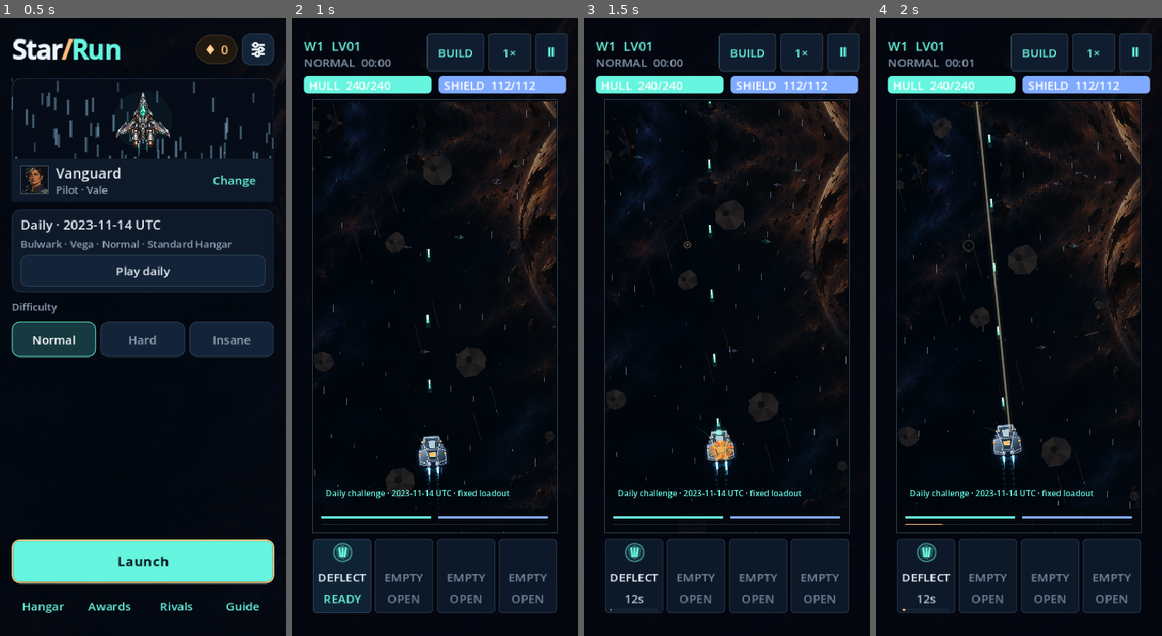
Above: before the commit, frames 1-4 (left to right).
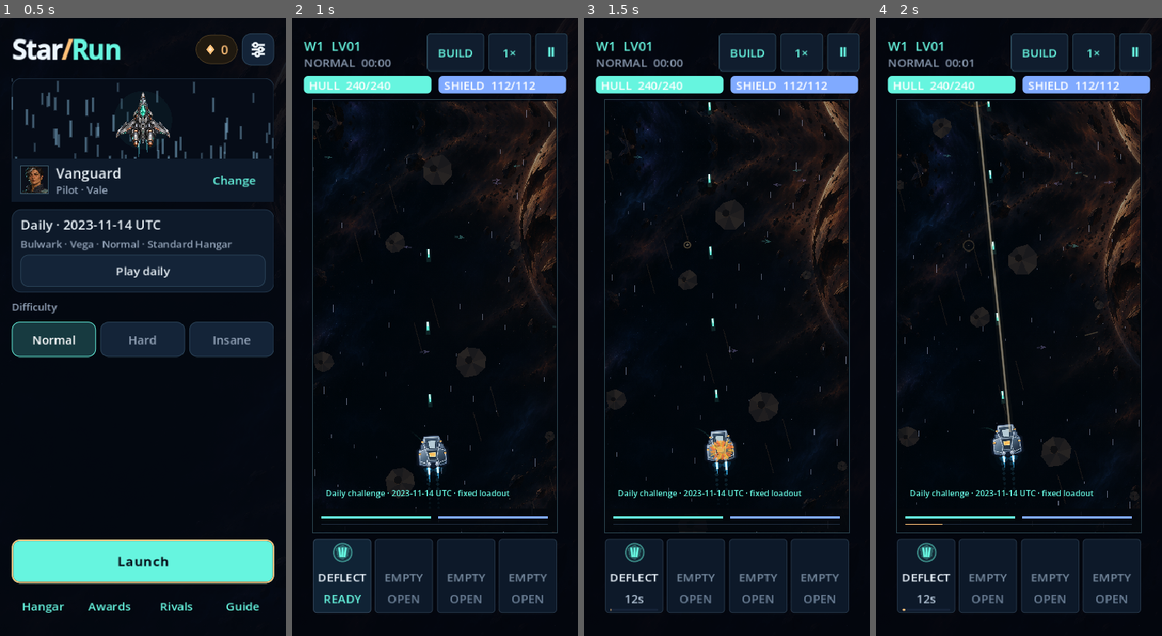
Above: after the commit, the same moments.

Repository: killjoy00/StarRun
Game: Godot game, scene res://scenes/main.tscn
Two runs of this game, one before a commit and one after it. Both use one fixed random seed, a clock stepped at 60 frames per second and the inputs below.
Inputs:
- Up to frame 1 (0.5 s): no input
- Up to frame 2 (1 s): click "Play daily" at 0.5 s
- Up to frame 3 (1.5 s): click "DEFLECT" at 1.25 s
- Up to frame 4 (2 s): no input

Frame 1 is identical in both runs. In frame 2, 0.1% of the frame differs, in the area x 46-49%, y 48-63%; in frame 3, 0.3%, in the area x 43-49%, y 13-68%; in frame 4, 0.2%.

Commit message:
Bulwark: 50% less beam and missile damage; fire rate back to 0.90
Co-Authored-By: Claude Opus 5.5 <noreply@anthropic.com>
Claude-Session: https://claude.ai/code/session_01XLfQdCjuL4hZ3Cd4ynAdWc

Diff:
--- a/scripts/catalog.gd
+++ b/scripts/catalog.gd
@@ -35,7 +35,7 @@
 const SHIPS := [
 	{"id":"vanguard", "signature":"aegis", "name":"Vanguard", "cost":0, "description":"Balanced. Starts with Pulse and Seeker. Gets stronger after each world: more damage and less status damage.", "hull":108, "shield":52, "pulse":1, "seeker":1, "arc":0, "mend":0, "movement":1.0, "fire_rate":1.0},
 	{"id":"kestrel", "signature":"overdrive", "name":"Kestrel · Interceptor", "cost":45, "description":"Fast. Fires 25% faster and starts with 2 Pulse ranks. Low hull and shield.", "hull":85, "shield":40, "pulse":2, "seeker":0, "arc":0, "mend":0, "movement":1.30, "fire_rate":1.25},
-	{"id":"bulwark", "signature":"deflector", "name":"Bulwark · Fortress", "cost":50, "description":"Tank. Huge hull and shield, built-in armor, 30% less beam and missile damage, +20% damage to bosses. Slow. Pulse only.", "hull":160, "shield":80, "pulse":1, "seeker":0, "arc":0, "mend":0, "movement":0.75, "fire_rate":1.0},
+	{"id":"bulwark", "signature":"deflector", "name":"Bulwark · Fortress", "cost":50, "description":"Tank. Huge hull and shield, built-in armor, 50% less beam and missile damage, +20% damage to bosses. Slow. Pulse only.", "hull":160, "shield":80, "pulse":1, "seeker":0, "arc":0, "mend":0, "movement":0.75, "fire_rate":0.90},
 	{"id":"wraith", "signature":"barrage", "name":"Wraith · Missile boat", "cost":65, "description":"Missiles. No Pulse. Starts with 2 Seeker ranks that hit 35% harder and reload faster.", "hull":85, "shield":40, "pulse":0, "seeker":2, "arc":0, "mend":0, "movement":1.12, "fire_rate":1.0},
 	{"id":"arcwing", "signature":"nova", "name":"Arcwing · Chain fighter", "cost":75, "description":"Lightning. Starts with Arc instead of Seeker. Arc is 30% stronger.", "hull":80, "shield":45, "pulse":1, "seeker":0, "arc":1, "mend":0, "movement":1.18, "fire_rate":1.05},
 	{"id":"haven", "signature":"mend", "name":"Haven · Support carrier", "cost":90, "description":"Drone carrier. Drones a …(250 unchanged characters)…
--- a/scripts/simulation.gd
+++ b/scripts/simulation.gd
@@ -3430,9 +3430,9 @@
 		reduced *= (1.0 - passive_bonus("ablative", 0.03, 0.05, 0.05)) * (1.0 - meta.beam_plating * 0.03)
 		# Fortress plating: Bulwark died to Harvester beams and missiles in
 		# no-Hangar World 1 despite its hull. It now shrugs off part of them.
-		# 30% (was 20%) now that Bulwark starts with Deflector, not Aegis.
+		# 50% (was 20%) now that Bulwark starts with Deflector, not Aegis.
 		if ship_id == "bulwark":
-			reduced *= 0.70
+			reduced *= 0.50
 	if kind == "ion":
 		shield_offline = maxf(shield_offline, 4.0 * status_duration_scale())
 	elif kind == "heat":
